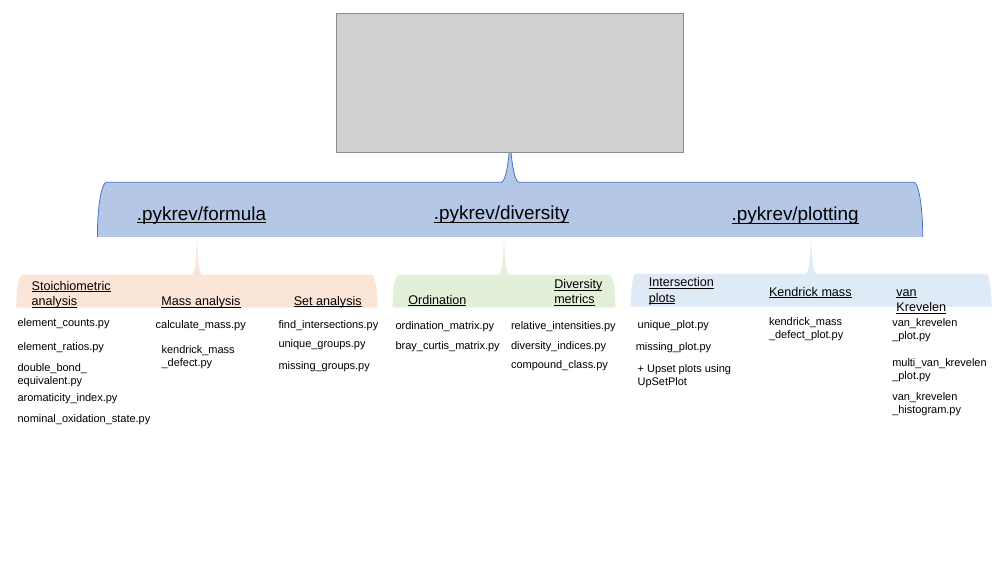
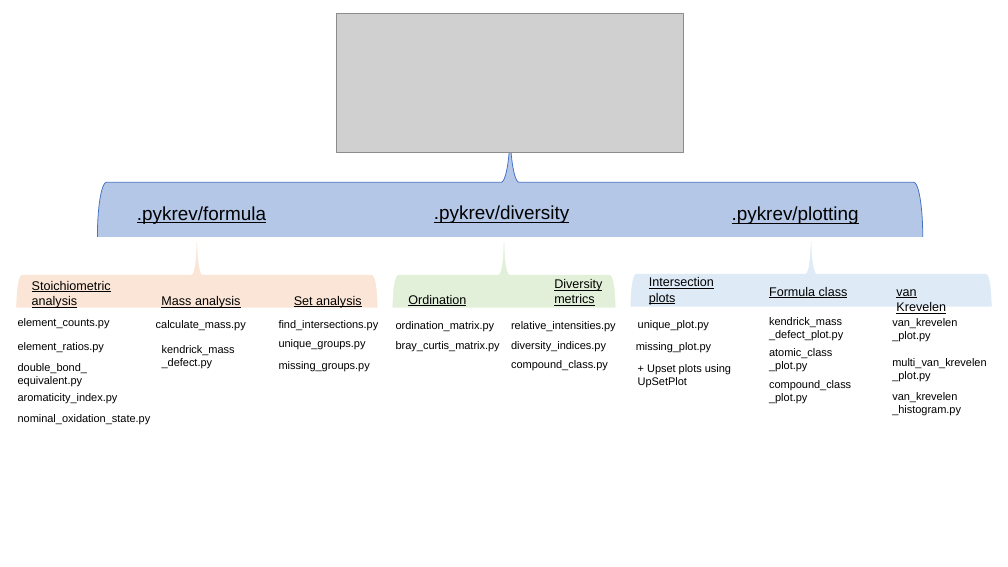
Before and after one commit to Kzra/pykrev, a slide deck: slide 1 of docs/PyKrev Interface.pptx. Drawn at 1008x567 pixels with LibreOffice and Linux fonts; fonts in the diff are those of the drawing; grey boxes stand for pictures. Boxes give left, top, right and bottom in pixels: in the first picture for what was removed or moved away, otherwise in the second. Text is boxed around its words. In the diff, an @@ line names an element or a change of style, - is before the commit and + after.

```diff
--- a/docs/PyKrev Interface.pptx
+++ b/docs/PyKrev Interface.pptx
@@ text at box(769, 287, 848, 298): text changed @@
-Kendrick mass
+Formula class
@@ text added at box(769, 348, 832, 372), 10.5 pt, text #000000 @@
+atomic_class_plot.py
@@ text added at box(769, 380, 851, 404), 10.5 pt, text #000000 @@
+compound_class_plot.py
```
Also in this commit, not shown: 6 other files.
